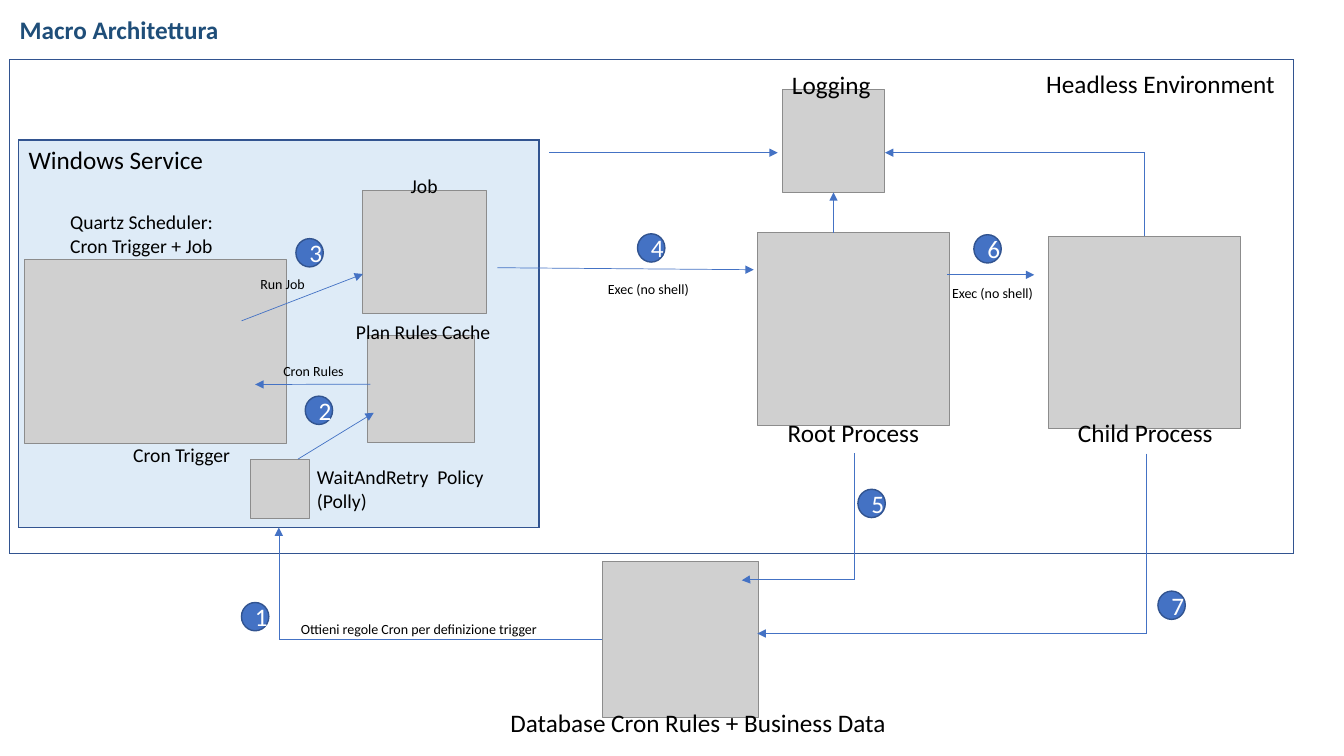
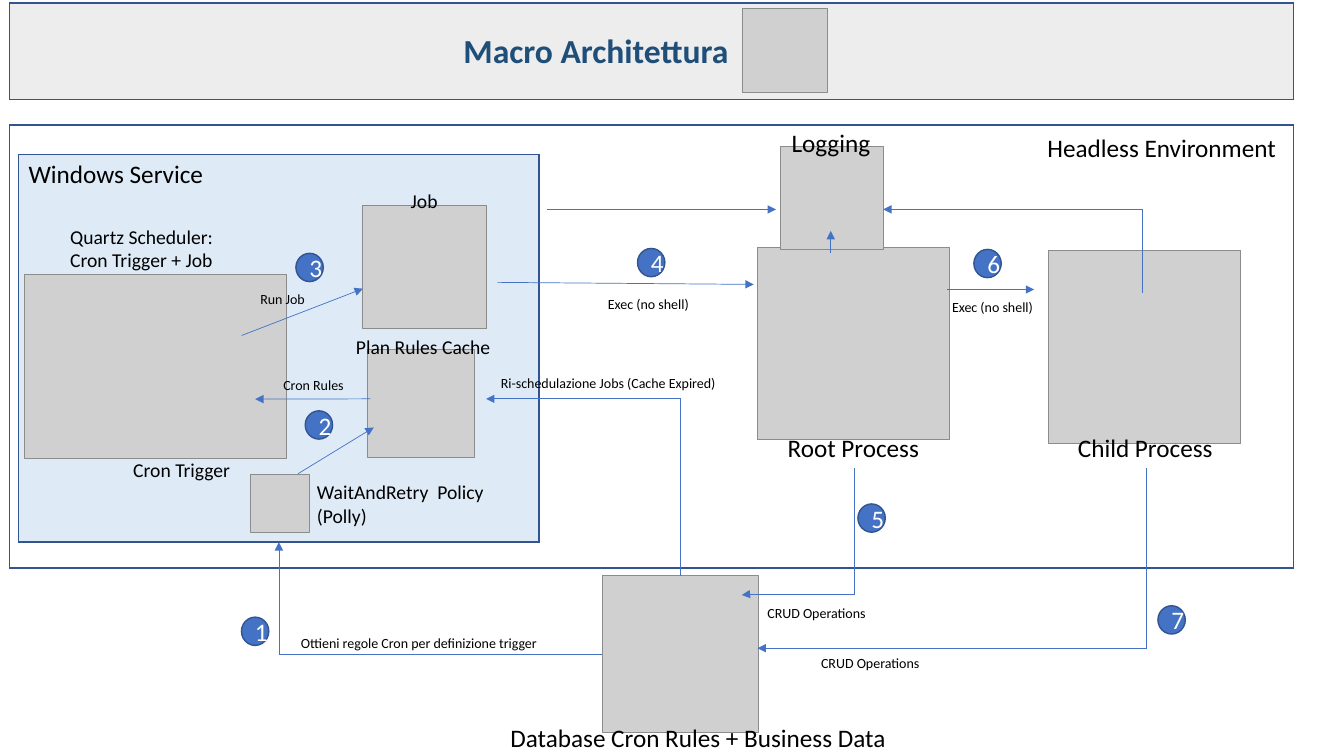
Before and after one commit to gimmi-tiozzo/Quartz.WindowsService, a slide deck: slide 3 of Documents/Quick_Analisi_V1.0.pptx (slide 1 before the commit). Drawn at 1344x756 pixels with LibreOffice and Linux fonts; fonts in the diff are those of the drawing; grey boxes stand for pictures. Boxes give left, top, right and bottom in pixels: in the first picture for what was removed or moved away, otherwise in the second. Text is boxed around its words. In the diff, an @@ line names an element or a change of style, - is before the commit and + after.

```diff
--- a/Documents/Quick_Analisi_V1.0.pptx
+++ b/Documents/Quick_Analisi_V1.0.pptx
@@ rectangle added at (10, 3, 1295, 100), fill #EDEDED, outline #325491 1 pt @@
@@ text "Macro Architettura": place and size @@
-text "Macro Architettura" at (20, 21, 219, 39)
+text "Macro Architettura" at (463, 39, 729, 64)
@@ text "Macro Architettura" at (463, 39, 729, 64): size 18 to 24 pt @@
@@ picture added at (743, 8, 828, 93) @@
@@ rectangle: place and size @@
-rectangle at (10, 59, 1295, 554)
+rectangle at (10, 125, 1295, 568)
@@ text "Headless Environment": place and size @@
-text "Headless Environment" at (1046, 75, 1274, 94)
+text "Headless Environment" at (1047, 139, 1276, 158)
@@ arrow moved from (834, 233) - (834, 193) to (831, 253) - (831, 231) @@
@@ 1 picture, 1 text, 1 arrow, 1 elbow arrow: place and size @@
-1 picture, 1 text, 1 arrow, 1 elbow arrow at (549, 74, 1144, 236)
+1 picture, 1 text, 1 arrow, 1 elbow arrow at (547, 131, 1143, 292)
@@ text added at (501, 376, 716, 392), 10 pt, text #000000 @@
+Ri-schedulazione Jobs (Cache Expired)
@@ elbow arrow added from (681, 576) to (486, 399), #4472C4 0.5 pt @@
@@ 14 texts, 7 pictures, 7 ellipses, 5 arrows, 3 elbow arrows, 1 rectangle: place and size @@
-14 texts, 7 pictures, 7 ellipses, 5 arrows, 3 elbow arrows, 1 rectangle at (18, 140, 1241, 733)
+14 texts, 7 pictures, 7 ellipses, 5 arrows, 3 elbow arrows, 1 rectangle at (18, 154, 1241, 753)
@@ text added at (767, 608, 866, 621), 10 pt, text #000000 @@
+CRUD Operations
@@ text added at (821, 658, 920, 671), 10 pt, text #000000 @@
+CRUD Operations
```
Also in this commit, not shown: 1 other slide changed, 3 slides added.
